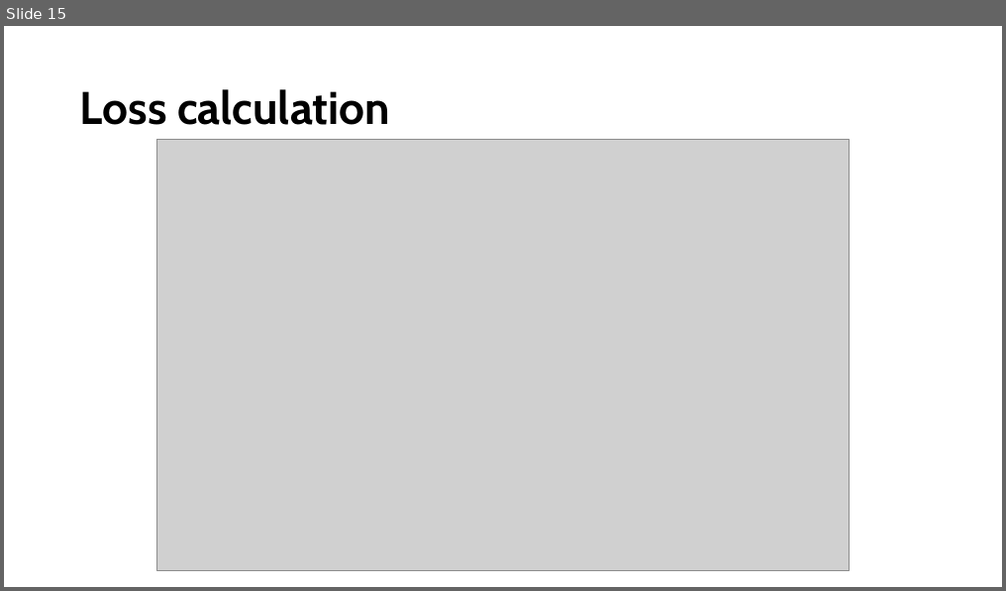
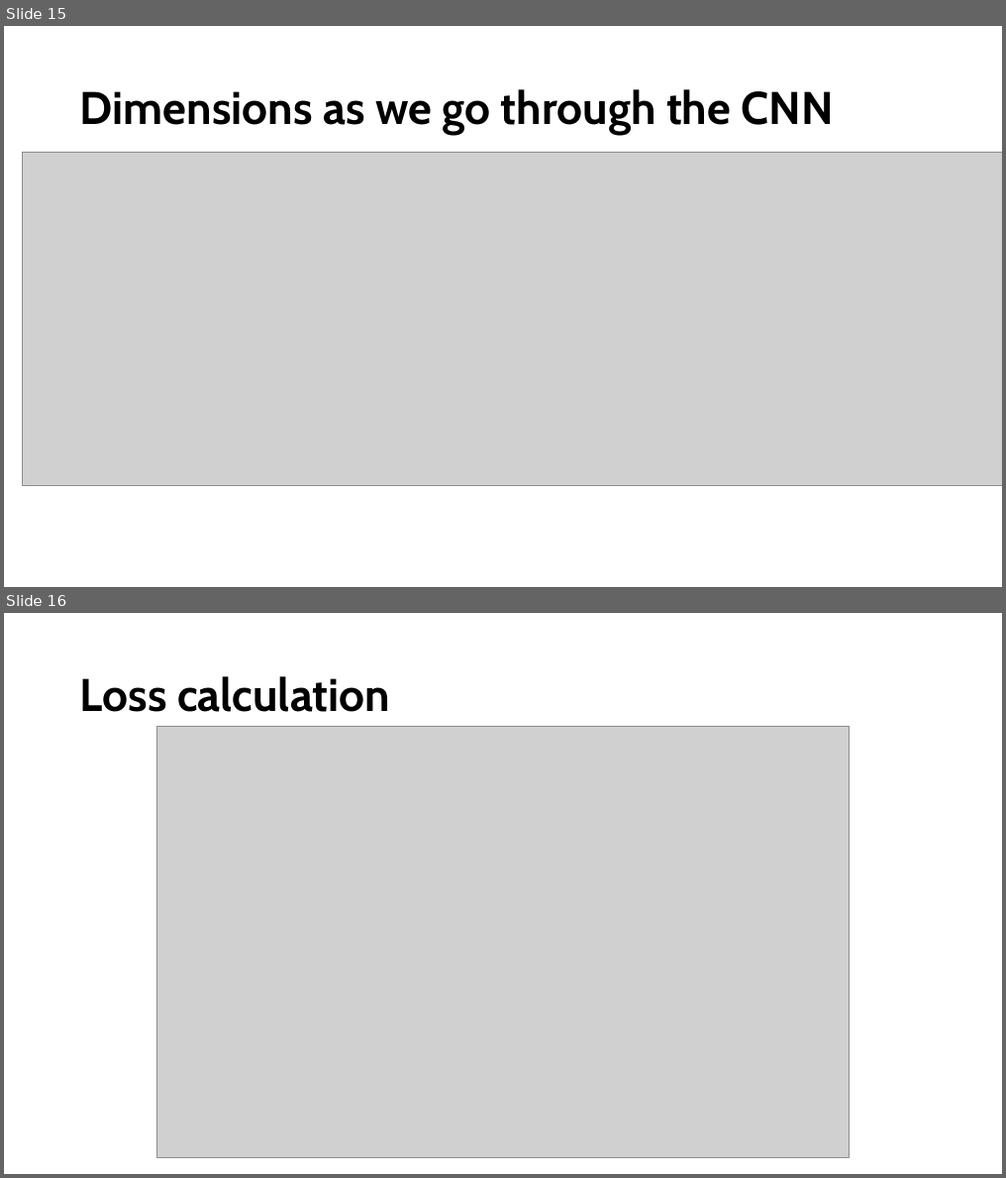
Before and after one commit to sraorao/ML_DL_intro_python_HT2025_3, a slide deck: Session_2_ML_DL_intro_python_MT2024.pptx. Shown one above the other, each under a label of ours: slide 15 before the commit, slides 15 and 16 after it. The pictures are 1006x591 and 1006x1178 pixels, drawn with LibreOffice and Linux fonts; fonts in the diff are those of the drawing; grey boxes stand for pictures. Boxes give left, top, right and bottom in pixels: in the first picture for what was removed or moved away, otherwise in the second. Text is boxed around its words. In the diff, an @@ line names an element or a change of style, - is before the commit and + after.

Commit message:
update slides

```diff
--- a/Session_2_ML_DL_intro_python_MT2024.pptx
+++ b/Session_2_ML_DL_intro_python_MT2024.pptx
@@ slide 15 added at (x1=4, y1=26, x2=1002, y2=587), background #FFFFFF @@
@@ title added at (x1=80, y1=89, x2=834, y2=135), 44 pt, text #000000, bold @@
+Dimensions as we go through the CNN
@@ picture added at (x1=23, y1=153, x2=1002, y2=485) @@
@@ what was slide 15 is now slide 16 @@
```
